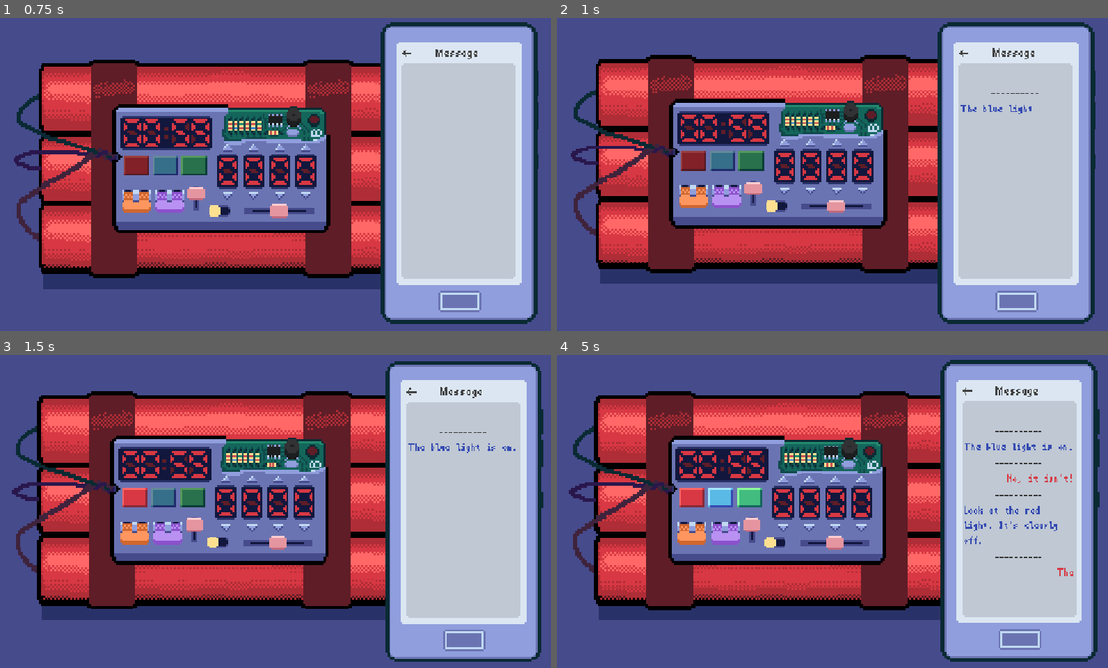
Above: before the commit, frames 1-4 (two rows, left to right).
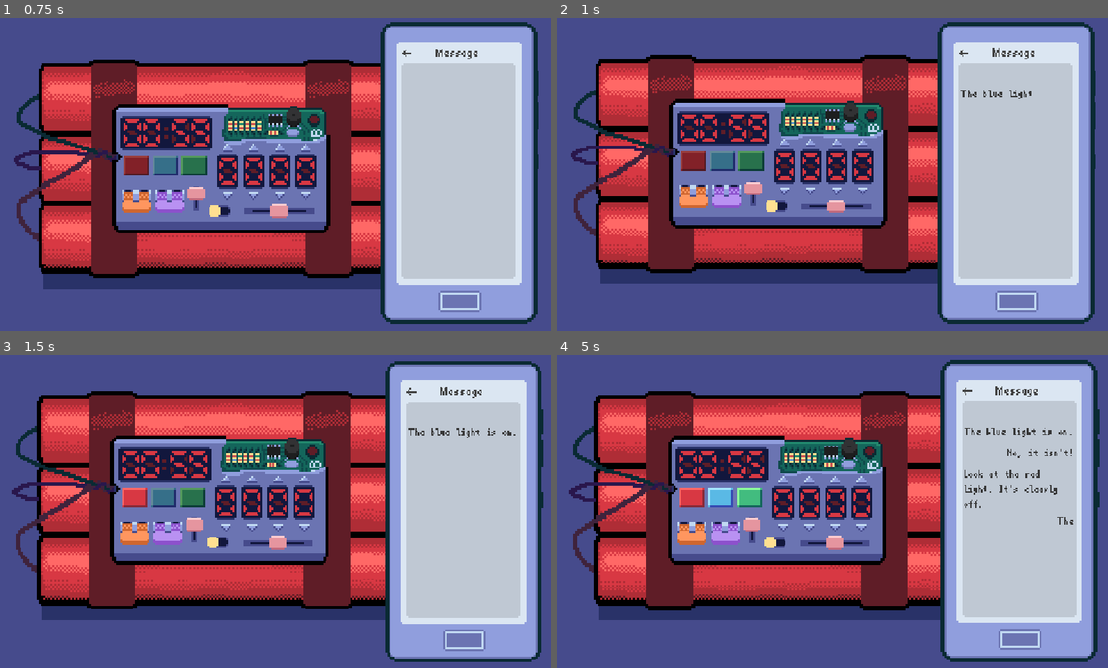
Above: after the commit, the same moments.

Repository: Mr-Excoem/brackeys-jam-2026-2
Game: Godot game, scene res://main.tscn
Two runs of this game, one before a commit and one after it. Both use one fixed random seed, a clock stepped at 60 frames per second and the inputs below.
Inputs (mouse positions are in pixels of both pictures, inside the frame that each line leads up to):
- Up to frame 1 (0.75 s): click "START" at 0.5 s
- Up to frame 2 (1 s): no input
- Up to frame 3 (1.5 s): click (137, 498) at 1.25 s
- Up to frame 4 (5 s): click (749, 495) at 2 s; click (722, 498) at 2.75 s; click (782, 480) at 3.52 s; click (782, 527) at 4.27 s

Frame 1 is identical in both runs. In frame 2, 0.2% of the frame differs, in the area x 73-88%, y 23-31%; in frame 3, 0.3%; in frame 4, 1.0%, in the area x 73-94%, y 23-71%.

Commit message:
PROBLEMS

Diff:
--- a/brackeys-2026/main.gd
+++ b/brackeys-2026/main.gd
@@ -4,6 +4,16 @@
 var correct_red = false
 var correct_blue = true
 var correct_green = false
+
+var correct_number = 6721
+var correct_switcher = true
+
+var slider1_upper = true
+var slider2_upper = true
+
+var correct_circuit_breaker1 = true
+var correct_circuit_breaker2 = true
+
 var time_up := false
 
 @onready var game_title: RichTextLabel = $CanvasLayer/GameTitle
@@ -109,9 +119,32 @@
 	if BombTimer.is_bomb_solved:
 		return
 
-	if bomb.red_button.on == correct_red \
-	and bomb.blue_button.on == correct_blue \
-	and bomb.green_button.on == correct_green:
+	var colors_correct = (
+		bomb.red_button.on == correct_red
+		and bomb.blue_button.on == correct_blue
+		and bomb.green_button.on == correct_green
+	)
+
+	var number_correct = bomb.digital_input.number == correct_number
+
+	var switcher_correct = bomb.switcher.is_toggled_on == correct_switcher
+
+	var slider1_correct = bomb.slider1.pos > 0.5
+	var slider2_correct = bomb.slider2.pos > 0.5
+
+	var circuit_breakers_correct = (
+		bomb.circuit_breaker1.on == correct_circuit_breaker1
+		and bomb.circuit_breaker2.on == correct_circuit_breaker2
+	)
+
+	if (
+		colors_correct
+		and number_correct
+		and switcher_correct
+		and slider1_correct
+		and slider2_correct
+		and circuit_breakers_correct
+	):
 		print("BOMB DEFUSED!")
 		BombTimer.is_bomb_solved = true
 		BombTimer.stop()
--- a/brackeys-2026/scripts/chat_message.gd
+++ b/brackeys-2026/scripts/chat_message.gd
@@ -3,7 +3,6 @@
 signal finished_typing
 
 var speaker = ""
-
 var full_text = ""
 var word_index = 0
 var words = []
@@ -11,10 +10,6 @@
 var typing_timer = 0.0
 var typing_finished = false
 
-# used to add specific color for text
-var starting_text = " "
-
-const LINE = '[center]----------\n[/center]'
 
 func setup_message(new_speaker: String, new_text: String):
 	speaker = new_speaker
@@ -23,17 +18,12 @@
 	word_index = 0
 	typing_finished = false
 	typing_timer = 0.0
-
+	text = ""
 
 	if speaker == "Agnes":
 		horizontal_alignment = HORIZONTAL_ALIGNMENT_LEFT
-		starting_text = LINE+"[color=#3349b2]"
 	else:
 		horizontal_alignment = HORIZONTAL_ALIGNMENT_RIGHT
-		starting_text = LINE+'[color=#d83842]'
-		#or #21896e if you prefer green
-
-	text = ""
 
 
 func _process(delta):
@@ -43,12 +33,12 @@
 	typing_timer += delta
 
 	if typing_timer >= typing_speed:
-		typing_timer = 0
+		typing_timer = 0.0
 		word_index += 1
 
 		if word_index >= words.size():
-			text = starting_text + full_text
+			text = full_text
 			typing_finished = true
 			finished_typing.emit()
 		else:
-			text = starting_text + " ".join(words.slice(0, word_index))
+			text = " ".join(words.slice(0, word_index))
--- a/brackeys-2026/scripts/phone.gd
+++ b/brackeys-2026/scripts/phone.gd
@@ -1,20 +1,19 @@
 extends Node2D
 
-var chat_message_scene = preload("uid://b8embku2jpi8")
 @onready var chat_scroll = $ChatScroll
+const chat_message_scene = preload("res://scenes/ChatMessage.tscn")
 
-func add_dialogue(speaker:String, text:String):
-	# In theory this function won't be called during titlescreen
-	# but there's an old Chinese saying says 不怕一万，就怕万一
+
+
+func add_dialogue(speaker: String, text: String):
 	if BombTimer.on_titlescreen:
 		return
 
 	var message = chat_message_scene.instantiate()
 	$ChatScroll/ChatMessages.add_child(message)
 	message.setup_message(speaker, text)
+
 	await message.finished_typing
 
-func _process(_delta):
-	# BUG maybe: this will lead to displaying the best animation
-	# but stop players from scrolling the phone
+	await get_tree().process_frame
 	chat_scroll.scroll_vertical = chat_scroll.get_v_scroll_bar().max_value
